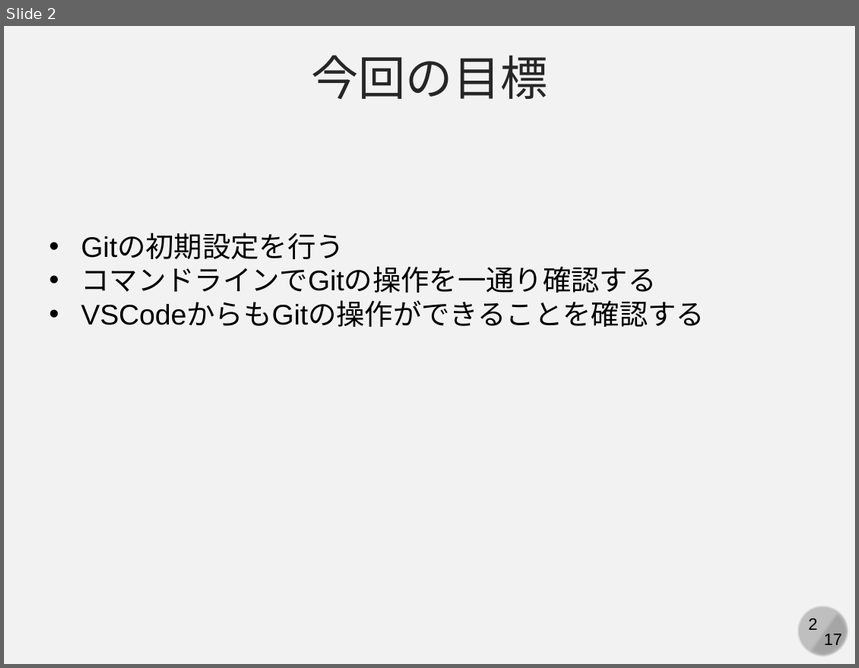
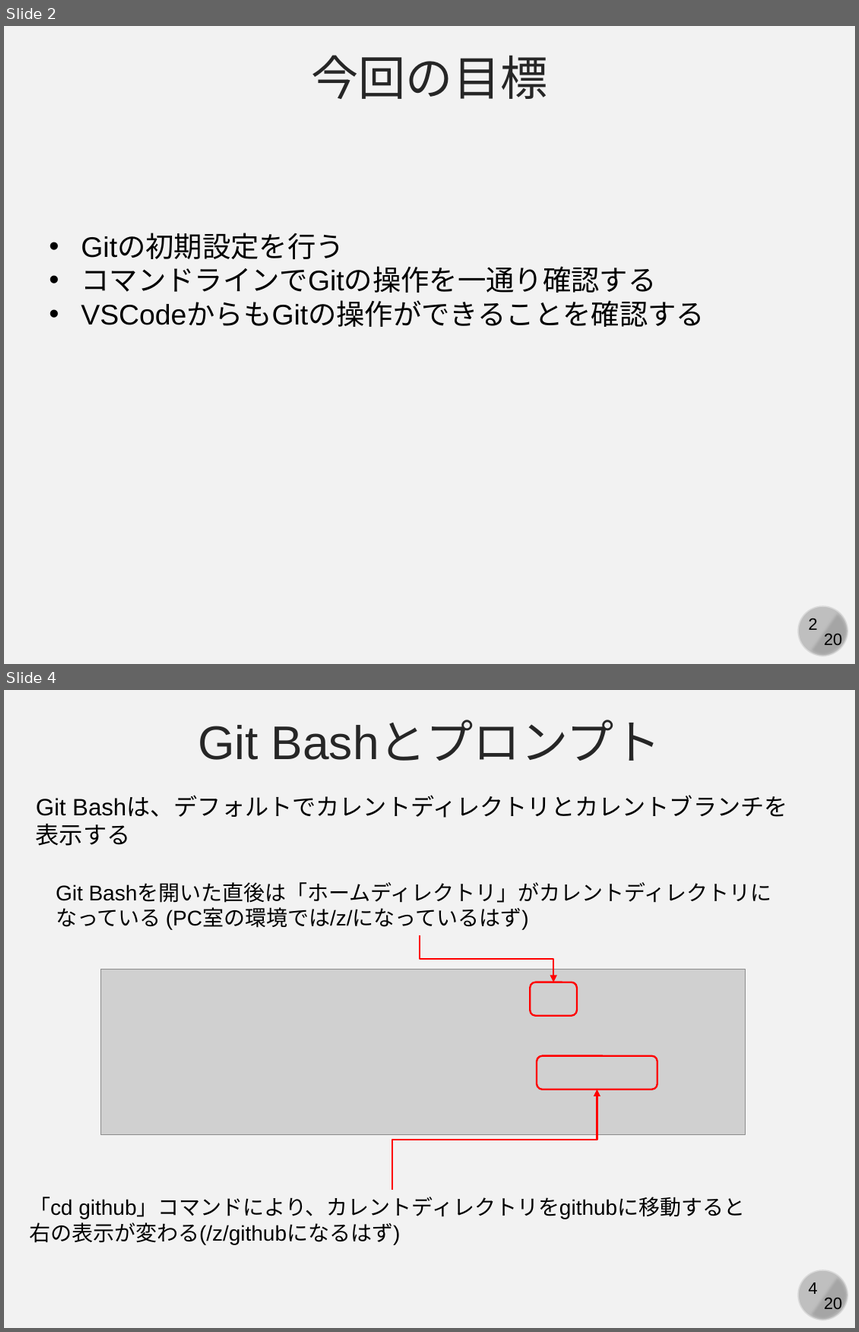
Before and after one commit to kaityo256/github, a slide deck: practice_basic/fig/slide.pptx. Shown one above the other, each under a label of ours: slide 2 before the commit, slides 2 and 4 after it; the slides between them are not shown. The pictures are 859x668 and 859x1332 pixels, drawn with LibreOffice and Linux fonts; fonts in the diff are those of the drawing; grey boxes stand for pictures. Boxes give left, top, right and bottom in pixels: in the first picture for what was removed or moved away, otherwise in the second. Text is boxed around its words. In the diff, an @@ line names an element or a change of style, - is before the commit and + after.

```diff
--- a/practice_basic/fig/slide.pptx
+++ b/practice_basic/fig/slide.pptx
@@ slide 4 added at box(4, 690, 855, 1328), background #F2F2F2; not listed: 4 template elements that a slide beside it also shows @@
@@ text added at box(198, 721, 661, 761), 40 pt, text #262626 @@
+Git Bashとプロンプト
@@ text added at box(36, 796, 788, 846), 20 pt, text #000000 @@
+Git Bashは、デフォルトでカレントディレクトリとカレントブランチを
+表示する
@@ text added at box(56, 884, 772, 930), 18 pt, text #000000 @@
+Git Bashを開いた直後は「ホームディレクトリ」がカレントディレクトリに
+なっている (PC室の環境では/z/になっているはず)
@@ elbow arrow added from (420, 935) to (554, 983), #FF0000 1.5 pt @@
@@ picture added at box(101, 969, 746, 1135) @@
@@ rounded rectangle added at box(530, 983, 577, 1016), outline #FF0000 1.5 pt @@
@@ rounded rectangle added at box(537, 1056, 658, 1089), outline #FF0000 1.5 pt @@
@@ elbow arrow added from (392, 1191) to (598, 1089), #FF0000 1.5 pt @@
@@ text added at box(29, 1197, 745, 1246), 18 pt, text #000000 @@
+「cd github」コマンドにより、カレントディレクトリをgithubに移動すると
+右の表示が変わる(/z/githubになるはず)
@@ slide 2 changed as well @@
@@ text at box(824, 634, 842, 649): text changed @@
-17
+20
```
Also in this commit, not shown: 16 other slides changed, 2 other slides added.
